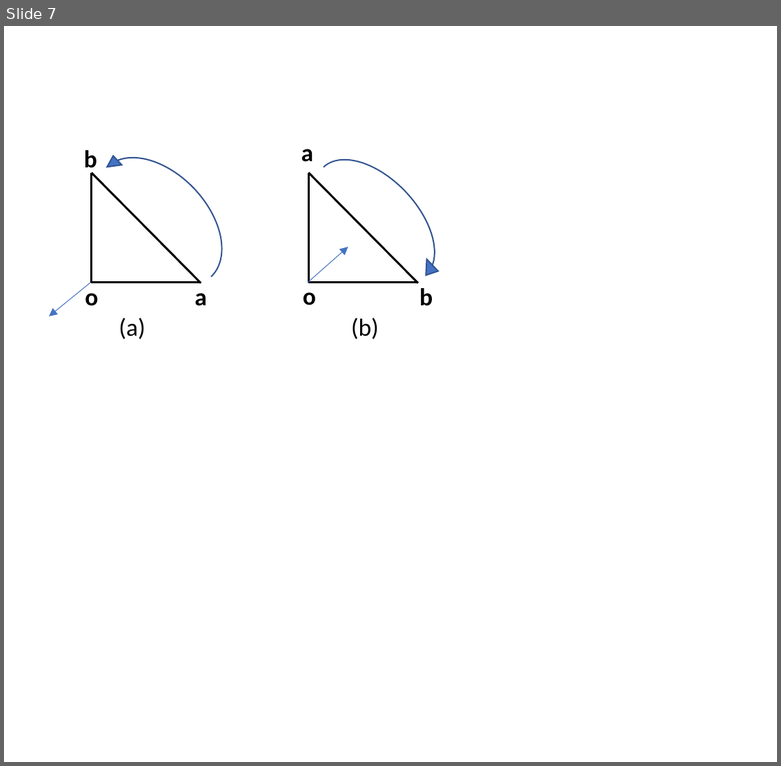
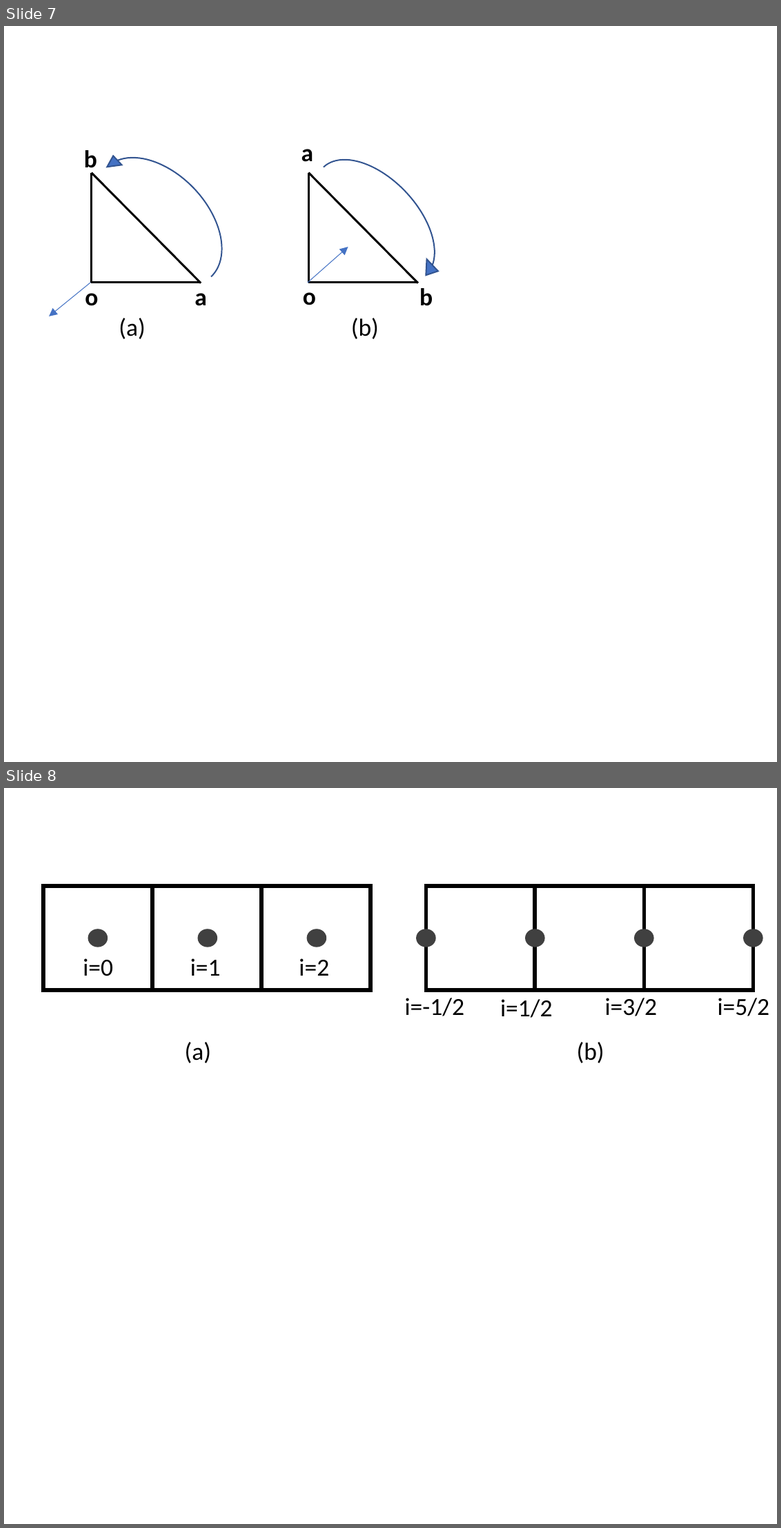
Before and after one commit to ldsc/ProjetoEngenharia-STC-3D-SimuladorDeTransferenciaDeCalor-3D, a slide deck: imagens/ppt/desenhos_TCC.pptx. Shown one above the other, each under a label of ours: slide 7 before the commit, slides 7 and 8 after it. The pictures are 781x766 and 781x1528 pixels, drawn with LibreOffice and Linux fonts; fonts in the diff are those of the drawing. Boxes give left, top, right and bottom in pixels: in the first picture for what was removed or moved away, otherwise in the second. Text is boxed around its words. In the diff, an @@ line names an element or a change of style, - is before the commit and + after.

```diff
--- a/imagens/ppt/desenhos_TCC.pptx
+++ b/imagens/ppt/desenhos_TCC.pptx
@@ slide 8 added at <box>4,788,777,1524</box>, background #FFFFFF @@
@@ line added from (43, 886) to (372, 886), #000000 3 pt @@
@@ line added from (43, 992) to (43, 884), #000000 3 pt @@
@@ line added from (152, 992) to (152, 884), #000000 3 pt @@
@@ line added from (261, 992) to (261, 884), #000000 3 pt @@
@@ line added from (370, 992) to (370, 884), #000000 3 pt @@
@@ line added from (426, 886) to (754, 886), #000000 3 pt @@
@@ line added from (426, 992) to (426, 884), #000000 3 pt @@
@@ line added from (535, 992) to (535, 884), #000000 3 pt @@
@@ line added from (644, 992) to (644, 884), #000000 3 pt @@
@@ line added from (753, 992) to (753, 884), #000000 3 pt @@
@@ ellipse added at <box>88,929,107,946</box>, fill #404040, outline #404040 1 pt @@
@@ ellipse added at <box>199,929,217,946</box>, fill #404040, outline #404040 1 pt @@
@@ ellipse added at <box>308,929,326,946</box>, fill #404040, outline #404040 1 pt @@
@@ ellipse added at <box>417,929,435,946</box>, fill #404040, outline #404040 1 pt @@
@@ ellipse added at <box>526,929,545,946</box>, fill #404040, outline #404040 1 pt @@
@@ ellipse added at <box>635,929,654,946</box>, fill #404040, outline #404040 1 pt @@
@@ ellipse added at <box>744,929,763,946</box>, fill #404040, outline #404040 1 pt @@
@@ text added at <box>83,958,113,976</box>, 18 pt, text #000000 @@
+i=0
@@ text added at <box>190,958,221,976</box>, 18 pt, text #000000 @@
+i=1
@@ text added at <box>299,958,329,976</box>, 18 pt, text #000000 @@
+i=2
@@ line added from (43, 990) to (372, 990), #000000 3 pt @@
@@ line added from (426, 990) to (754, 990), #000000 3 pt @@
@@ text added at <box>405,998,464,1016</box>, 18 pt, text #000000 @@
+i=-1/2
@@ text added at <box>500,999,553,1018</box>, 18 pt, text #000000 @@
+i=1/2
@@ text added at <box>605,998,657,1016</box>, 18 pt, text #000000 @@
+i=3/2
@@ text added at <box>717,998,770,1016</box>, 18 pt, text #000000 @@
+i=5/2
@@ text added at <box>185,1042,212,1063</box>, 18 pt, text #000000 @@
+(a)
@@ text added at <box>577,1042,604,1063</box>, 18 pt, text #000000 @@
+(b)
```
Also in this commit, not shown: 2 other slides added, 6 other files.
